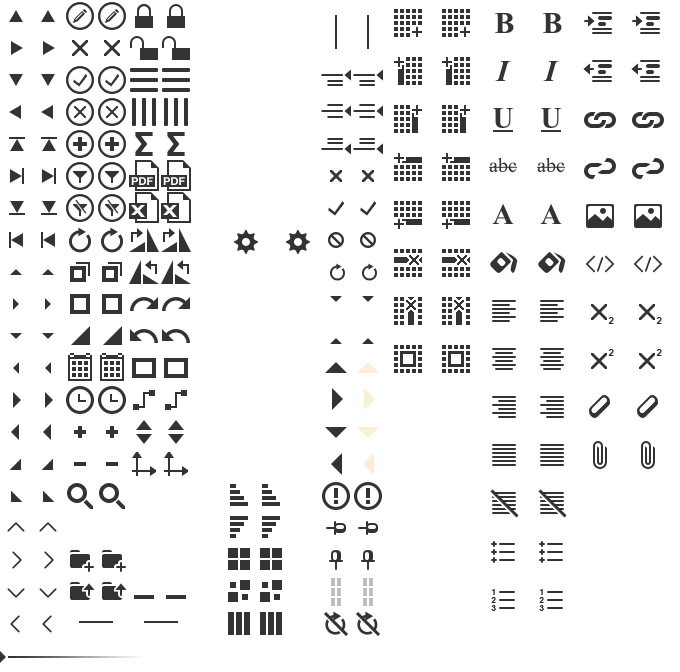
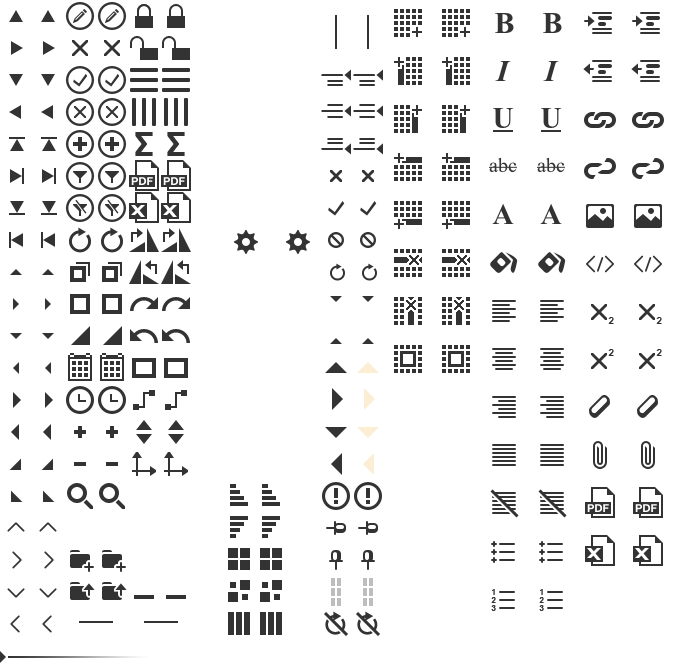
Layered file, before and after one edit (680x672). Changes by layer:
added group "Export copy" with 4 layers above "Export" over [left=585, top=487, right=663, bottom=566]
added layer "excel hover copy" in group "Export copy" over [left=633, top=535, right=663, bottom=566]
added layer "excel copy" in group "Export copy" over [left=585, top=535, right=615, bottom=566]
added layer "pdf hover copy" in group "Export copy" over [left=633, top=487, right=663, bottom=518]
added layer "pdf copy" in group "Export copy" over [left=585, top=487, right=615, bottom=518]
